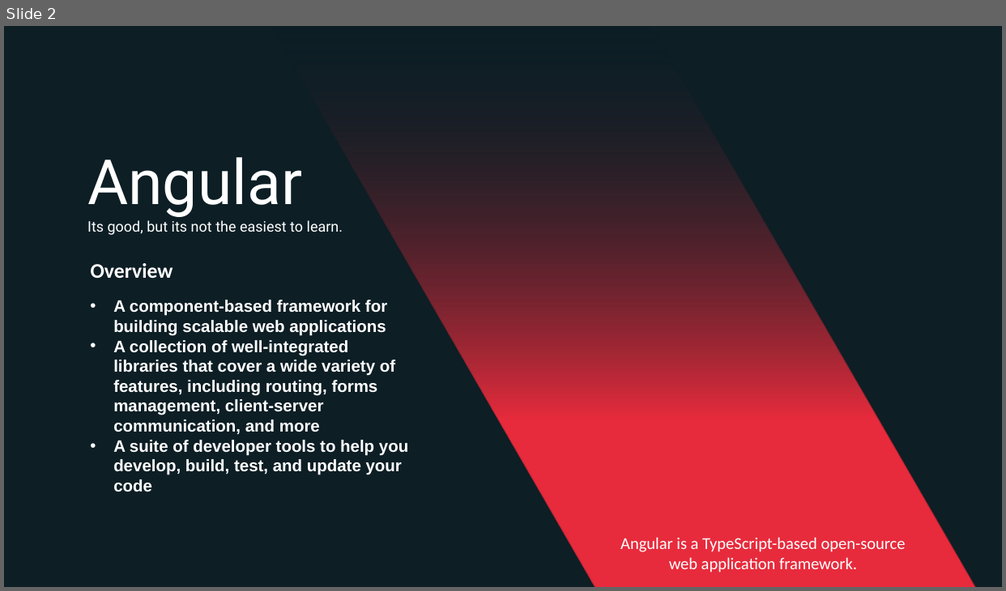
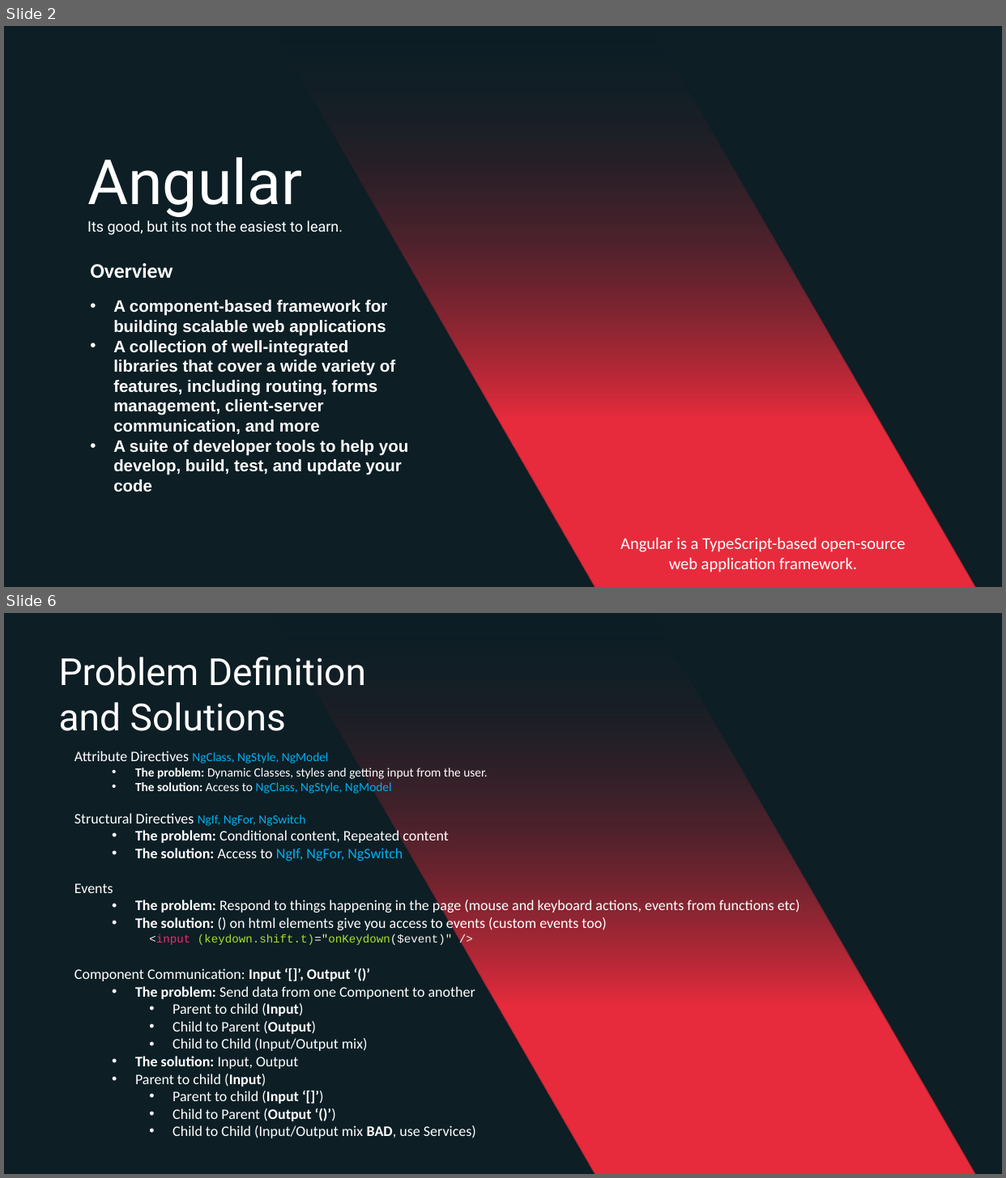
Before and after one commit to EliasKokkinos/Angular-Tutorials, a slide deck: documentation/Presentations/Angular the Basics.pptx. Shown one above the other, each under a label of ours: slide 2 before the commit, slides 2 and 6 after it; the slides between them are not shown. The pictures are 1006x591 and 1006x1178 pixels, drawn with LibreOffice and Linux fonts; fonts in the diff are those of the drawing. Boxes give left, top, right and bottom in pixels: in the first picture for what was removed or moved away, otherwise in the second. Text is boxed around its words. In the diff, an @@ line names an element or a change of style, - is before the commit and + after.

Commit message:
Presentation done

```diff
--- a/documentation/Presentations/Angular the Basics.pptx
+++ b/documentation/Presentations/Angular the Basics.pptx
@@ slide 6 added at bbox=[4, 613, 1002, 1174], background #FFFFFF; not listed: 1 template element that a slide beside it also shows @@
@@ freeform shape added at bbox=[270, 613, 976, 1174], fill gradient #0D1E25 to #E72B3C @@
@@ text added at bbox=[59, 657, 366, 731], 36 pt, text #FFFFFF @@
+Problem Definition and Solutions
@@ text added at bbox=[74, 751, 800, 1139], 14 pt, text #FFFFFF @@
+Attribute Directives NgClass, NgStyle, NgModel
+  • The problem: Dynamic Classes, styles and getting input from the user.
+  • The solution: Access to NgClass, NgStyle, NgModel
+Structural Directives NgIf, NgFor, NgSwitch
+  • The problem: Conditional content, Repeated content
+  • The solution: Access to NgIf, NgFor, NgSwitch
+Events
+  • The problem: Respond to things happening in the page (mouse and keyboard actions, events from functions etc)
+  • The solution: () on html elements give you access to events (custom events too)
+<input (keydown.shift.t)="onKeydown($event)" />
+Component Communication: Input ‘[]’, Output ‘()’
+  • The problem: Send data from one Component to another
+    • Parent to child (Input)
+    • Child to Parent (Output)
+    • Child to Child (Input/Output mix)
+  • The solution: Input, Output
+  • Parent to child (Input)
+    • Parent to child (Input ‘[]’)
+    • Child to Parent (Output ‘()’)
+    • Child to Child (Input/Output mix BAD, use Services)
```
Also in this commit, not shown: 4 other slides added, 2 slides removed, 7 other files.
